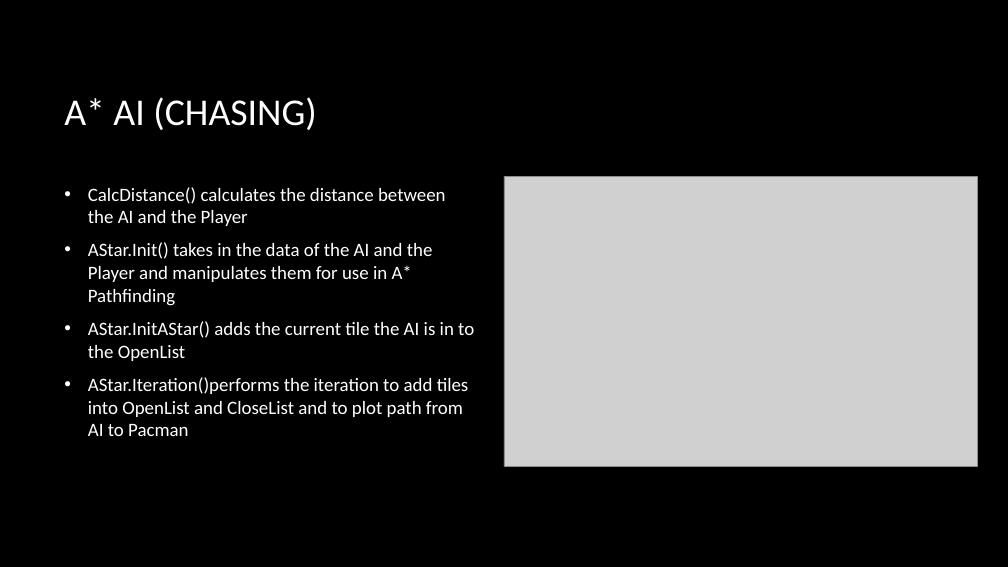
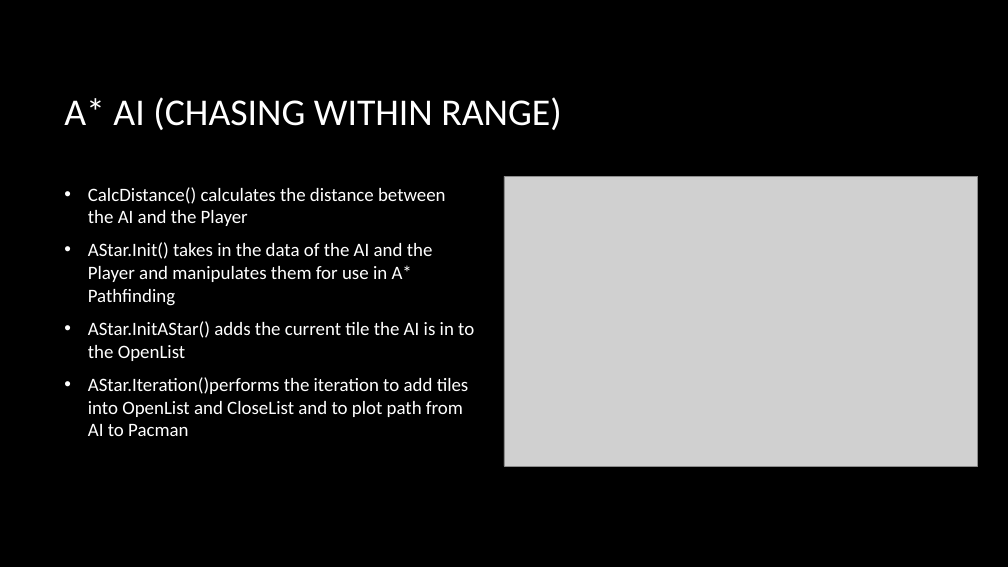
Before and after one commit to Lexzt/finlandai, a slide deck: slide 10 of Documentations/Pacman Revised.pptx. Drawn at 1008x567 pixels with LibreOffice and Linux fonts; fonts in the diff are those of the drawing; grey boxes stand for pictures; background and template pictures are left out. Boxes give left, top, right and bottom in pixels: in the first picture for what was removed or moved away, otherwise in the second. Text is boxed around its words. In the diff, an @@ line names an element or a change of style, - is before the commit and + after.

```diff
--- a/Documentations/Pacman Revised.pptx
+++ b/Documentations/Pacman Revised.pptx
@@ title at <box>64,97,561,130</box>: text changed @@
-A* AI (CHASING)
+A* AI (CHASING WITHIN RANGE)
```
Also in this commit, not shown: 2 other slides changed, 4 slides added, 1 other file.
